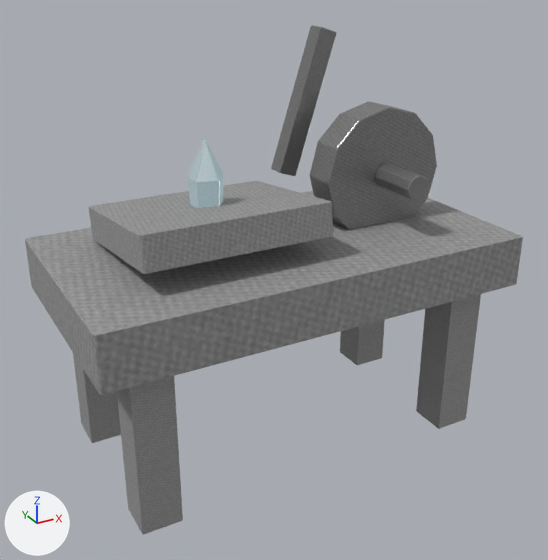
Two versions of the Blender file assets/models/source/rune-engraver.blend, one commit apart.
Rendered twice from a camera (50 mm lens) standing at (-1.05, -1.902, 1.47) and looking at (-0.02, -0.031, 0.535). Every picture has the same lights, and +X, +Y and +Z are marked at lower left. The picture after the commit comes second.

Before the edit, the objects in view are built like this:
```python
ob_engraving_wheel = bpy.data.objects.new('engraving-wheel', me_engraving_wheel)
ob_engraving_wheel.location = (0.36, 0.0, 0.82)
ob_focus_chip = bpy.data.objects.new('focus-chip', me_focus_chip)
ob_focus_chip.location = (-0.215, 0.0, 0.862)
ob_leg_0_52__0_24 = bpy.data.objects.new('leg-0.52--0.24', me_leg_0_52__0_24)
ob_leg_0_52__0_24.location = (0.52, 0.24, 0.27)
ob_stylus_arm = bpy.data.objects.new('stylus-arm', me_stylus_arm)
ob_stylus_arm.location = (0.2, 0.18, 1.02)
ob_tablet = bpy.data.objects.new('tablet', me_tablet)
ob_tablet.location = (-0.22, 0.0, 0.75)
ob_wheel_axle = bpy.data.objects.new('wheel-axle', me_wheel_axle)
ob_wheel_axle.location = (0.36, 0.0, 0.82)
# also in view: 'leg--0.52-0.24' at (-0.52, -0.24, 0.27); 'leg--0.52--0.24' at (-0.52, 0.24, 0.27); 'leg-0.52-0.24' at (0.52, -0.24, 0.27); 'bench' at (0.0, 0.0, 0.58)
```
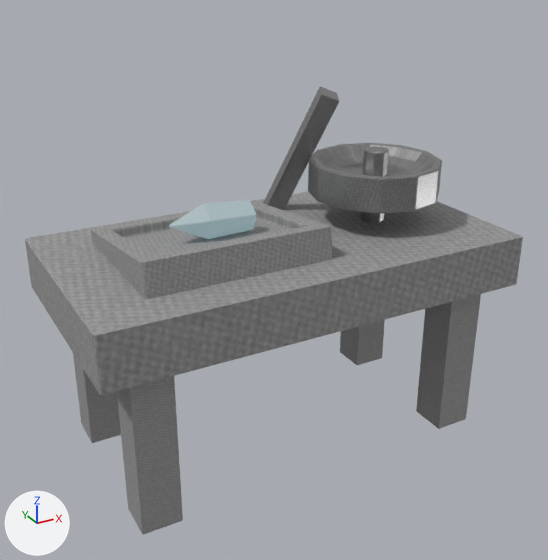
The change, as a diff of the scene's bpy script:
```diff
--- a/assets/models/source/rune-engraver.blend.py
+++ b/assets/models/source/rune-engraver.blend.py
@@ me_tablet @@
 # used by ob_tablet; location = (-0.22, 0.0, 0.75)
-me_tablet.from_pydata(...)  # 8 vertices, 12 faces; spans x -0.28..0.28, y -0.234..0.234, z -0.078..0.078
+me_tablet.from_pydata(...)  # 16 vertices, 20 faces; spans x -0.28..0.28, y -0.234..0.234, z -0.078..0.078
+# me_tablet part 1
+# 2 faces are deleted
+# 8 vertices are added at x -0.229..0.229, y -0.176..0.184, z -0.004..0.071
+# 10 new faces join them
 me_tablet.materials.append(mat_magenheim_world_artifact_rune_engraver_stone_stone)
@@ me_engraving_wheel @@
 # used by ob_engraving_wheel; location = (0.36, 0.0, 0.82)
-me_engraving_wheel.from_pydata(...)  # 26 vertices, 48 faces; spans x -0.21..0.21, y -0.055..0.055, z -0.21..0.21
+me_engraving_wheel.from_pydata(...)  # 62 vertices, 84 faces; spans x -0.21..0.21, y -0.055..0.055, z -0.21..0.21
+# me_engraving_wheel part 2
+# 1 vertex is removed from x 0.0, y -0.055, z 0.0
+# 12 faces are deleted
+# 37 vertices are added at x -0.189..0.189, y -0.055..-0.008, z -0.189..0.189
+# 48 new faces join them
 me_engraving_wheel.materials.append(mat_magenheim_world_artifact_rune_engraver_bronze_stone)
@@ ob_tablet @@
 ob_tablet = bpy.data.objects.new('tablet', me_tablet)
-ob_tablet.location = (-0.22, 0.0, 0.75)
+ob_tablet.location = (-0.22, 0.0, 0.679)
 _m = ob_tablet.modifiers.new('Crafted edge chamfer', 'BEVEL')
@@ ob_engraving_wheel @@
 ob_engraving_wheel = bpy.data.objects.new('engraving-wheel', me_engraving_wheel)
-ob_engraving_wheel.location = (0.36, 0.0, 0.82)
+ob_engraving_wheel.location = (0.36, 0.0, 0.804)
+ob_engraving_wheel.rotation_euler = (-1.557, 0.0, 0.0)  # degrees (-89, 0, 0)
 _m = ob_engraving_wheel.modifiers.new('Crafted edge chamfer', 'BEVEL')
@@ ob_wheel_axle @@
 ob_wheel_axle = bpy.data.objects.new('wheel-axle', me_wheel_axle)
-ob_wheel_axle.location = (0.36, 0.0, 0.82)
+ob_wheel_axle.location = (0.36, 0.0, 0.671)
+ob_wheel_axle.rotation_euler = (-1.557, 0.0, 0.0)  # degrees (-89, 0, 0)
 _m = ob_wheel_axle.modifiers.new('Crafted edge chamfer', 'BEVEL')
@@ ob_stylus_arm @@
 ob_stylus_arm = bpy.data.objects.new('stylus-arm', me_stylus_arm)
-ob_stylus_arm.location = (0.2, 0.18, 1.02)
+ob_stylus_arm.location = (0.188, 0.18, 0.85)
+ob_stylus_arm.rotation_euler = (0.243, 0.0763, -0.424)  # degrees (14, 4.4, -24)
 _m = ob_stylus_arm.modifiers.new('Crafted edge chamfer', 'BEVEL')
@@ ob_focus_chip @@
 ob_focus_chip = bpy.data.objects.new('focus-chip', me_focus_chip)
-ob_focus_chip.location = (-0.215, 0.0, 0.862)
+ob_focus_chip.location = (-0.215, 0.0, 0.755)
+ob_focus_chip.rotation_euler = (0.0, -1.538, 0.0)  # degrees (0, -88, 0)
 _m = ob_focus_chip.modifiers.new('Crafted edge chamfer', 'BEVEL')
```

What differs and where, as boxes [x1, y1, x2, y2] in the pictures (548 x 560 px):
'tablet', reshaped, moved
    before: [88, 181, 333, 274]
    after: [91, 202, 332, 299]
'engraving-wheel', reshaped, moved, turned
    before: [310, 102, 437, 230]
    after: [308, 143, 442, 214]
'stylus-arm', moved, turned
    before: [271, 25, 336, 176]
    after: [263, 87, 339, 210]
'focus-chip', moved, turned
    before: [187, 140, 224, 208]
    after: [169, 200, 256, 239]
'wheel-axle', moved, turned
    before: [375, 163, 429, 201]
    after: [360, 146, 389, 223]
part 1 of me_tablet, cut back
    before: [89, 181, 331, 235]
    after: [92, 202, 330, 262]
part 2 of me_engraving_wheel, cut back
    before: [328, 107, 437, 230]
    after: [309, 143, 442, 179]
